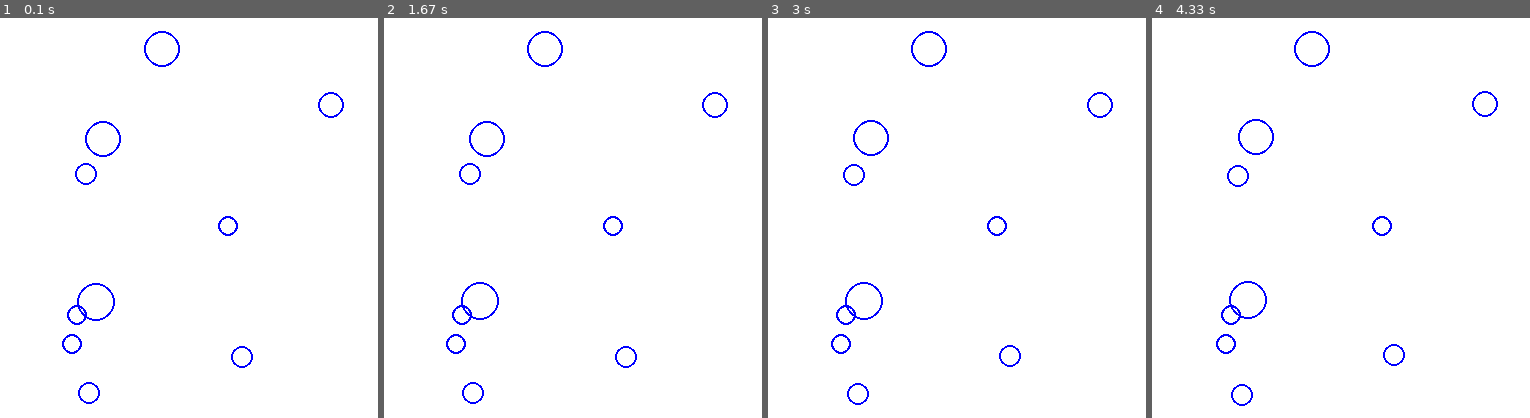
Above: before the commit, frames 1-4 (left to right).
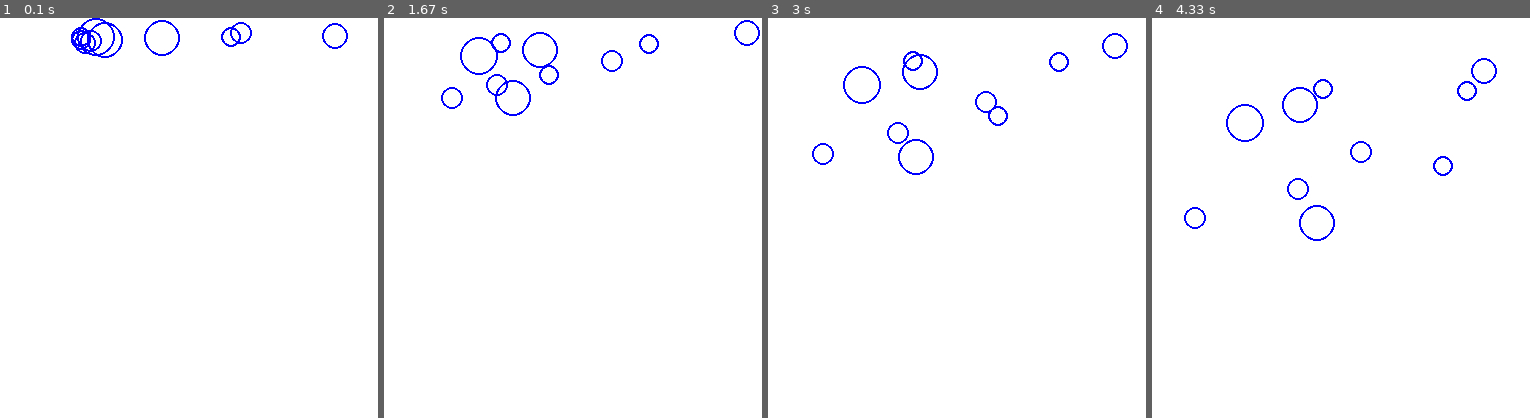
Above: after the commit, the same moments.

Repository: casol/pygame
Game: pygame game, started from test_pygame.py
Two runs of this game, one before a commit and one after it. Both use one fixed random seed, a clock stepped at 60 frames per second and the inputs below.
Inputs:
- Up to frame 1 (0.1 s): no input
- Up to frame 2 (1.67 s): no input
- Up to frame 3 (3 s): no input
- Up to frame 4 (4.33 s): no input

The runs differ from the first frame. In frame 1, 1.8% of the frame differs, in the area x 16-93%, y 0-97%; in frame 2, 1.9%; in frame 3, 1.9%; in frame 4, 1.9%, in the area x 8-92%, y 3-97%.

Commit message:
Add gravity

Diff:
--- a/test_pygame.py
+++ b/test_pygame.py
@@ -12,9 +12,21 @@
 (width, height) = (400, 400)
 screen = pygame.display.set_mode((width, height))
 pygame.display.set_caption('Hello World!')
+DRAG = 0.999
+ELASTICITY = 0.75
+GRAVITY = (math.pi, 0.002)
 
 
-# object
+def add_vectors(angle1, length1, angle2, length2):
+    x = math.sin(angle1) * length1 + math.sin(angle2) * length2
+    y = math.cos(angle1) * length1 + math.cos(angle2) * length2
+
+    angle = 0.5 * math.pi - math.atan2(y, x)
+    length = math.hypot(x, y)
+
+    return angle, length
+
+
 class Particle:
     """Creates a particle object."""
     def __init__(self, x_y, size):
@@ -22,7 +34,7 @@
         self.size = size
         self.colour = (0, 0, 255)
         self.thickness = 2
-        self.speed = 0.01
+        self.speed = 0
         self.angle = math.pi/2
 
     def display(self):
@@ -32,26 +44,33 @@
 
     def move_particle(self):
         """Move particle."""
+        (self.angle, self.speed) = add_vectors(self.angle, self.speed, math.pi, 0.002)
         self.x += math.sin(self.angle) * self.speed
         self.y -= math.cos(self.angle) * self.speed
+        self.speed *= DRAG
 
     def bounce(self):
         """Bounce particle form the walls."""
         if self.x >= width - self.size:
             self.x = 2*(width - self.size) - self.x
             self.angle = - self.angle
+            self.speed *= ELASTICITY
 
         elif self.x <= self.size:
             self.x = 2*self.size - self.x
             self.angle = - self.angle
+            self.speed *= ELASTICITY
 
         if self.y > height - self.size:
             self.y = 2*(height - self.size) - self.y
             self.angle = math.pi - self.angle
+            self.speed *= ELASTICITY
 
         elif self.y < self.size:
             self.y = 2*self.size - self.y
             self.angle = math.pi - self.angle
+            self.speed *= ELASTICITY
+
 
 number_of_particle = 10
 particles = []
@@ -60,10 +79,10 @@
 for n in range(number_of_particle):
     size = random.randint(10, 20)
     x = random.randint(size, width - size)
-    y = random.randint(size, height - size)
+    y = 20
     particle = (Particle((x, y), size))
     # update speed and angle of existing object
-    particle.speed = 0.01
+    particle.speed = random.random()
     particle.angle = random.uniform(0, math.pi*2)
     # add new particle to the list
     particles.append(particle)
